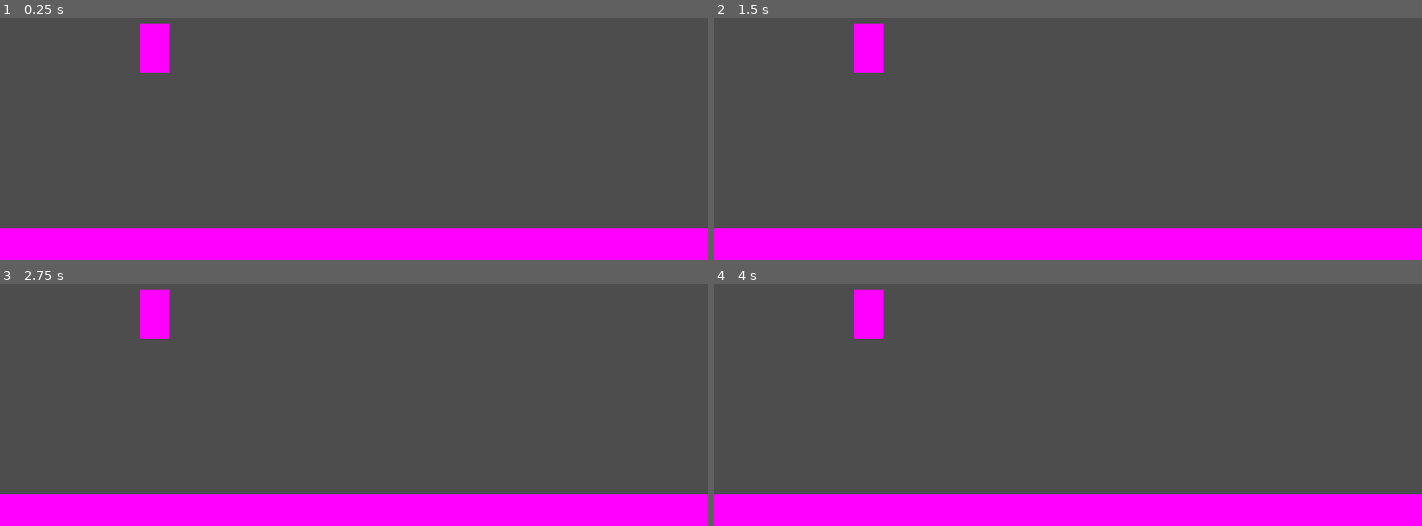
Above: before the commit, frames 1-4 (two rows, left to right).
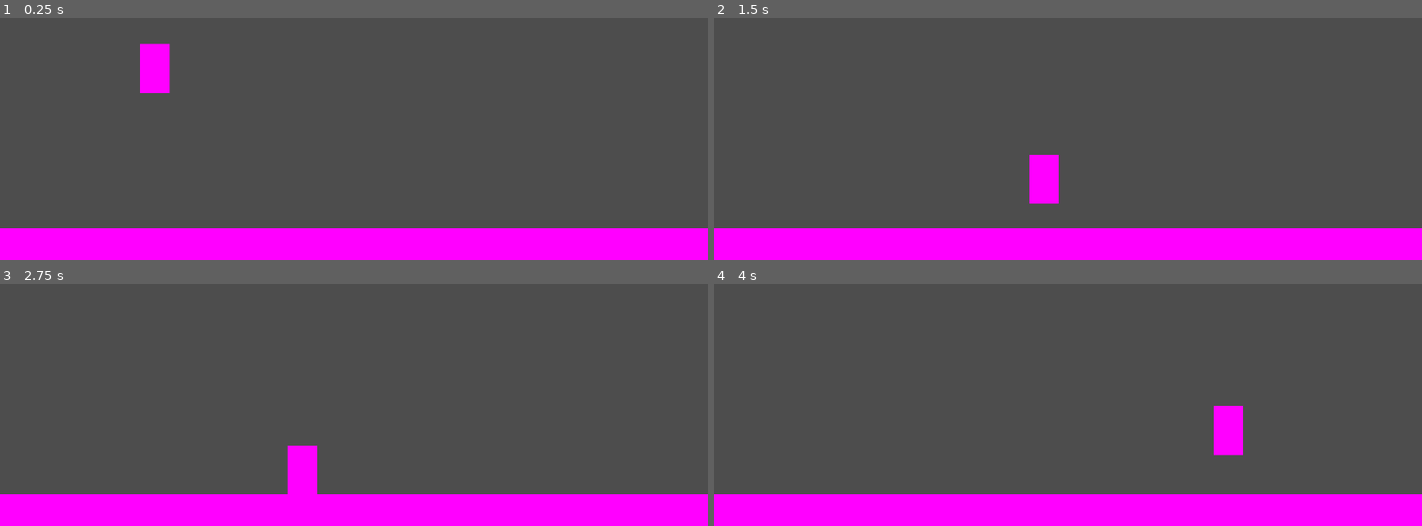
Above: after the commit, the same moments.

Repository: DieHenne123123123/SamuraiRoguelike
Game: Godot game, scene res://Scenes/TestScene/test_scene.tscn
The game is run twice, just before and just after one commit, with the same random seed, the same clock (stepped at 60 frames per second) and the same inputs.
Inputs:
- Up to frame 1 (0.25 s): no input
- Up to frame 2 (1.5 s): hold D (Right, bound only after the commit) from 0.53 s (still down); tap Space (Jump, bound only after the commit) at 0.6, 0.77, 1.07, 1.35 s
- Up to frame 3 (2.75 s): tap Space (Jump, bound only after the commit) at 1.52, 1.82, 2.1 s; release D (Right, bound only after the commit) at 2.03 s; hold A (Left, bound only after the commit) from 2.03 s (still down)
- Up to frame 4 (4 s): release A (Left, bound only after the commit) at 2.78 s; hold D (Right, bound only after the commit) from 2.78 s (still down); tap Space (Jump, bound only after the commit) at 2.85, 3.02, 3.32, 3.6, 3.77 s

The runs differ from the first frame. In frame 1, 0.7% of the frame differs, in the area x 19-25%, y 2-32%; in frame 2, 1.7%; in frame 3, 1.7%, in the area x 19-45%, y 2-87%; in frame 4, 1.7%.

Commit message:
Coded a Basic Character Controller

Diff:
--- a/Scenes/TestScene/test_scene.tscn
+++ b/Scenes/TestScene/test_scene.tscn
@@ -1,4 +1,6 @@
-[gd_scene load_steps=5 format=3 uid="uid://bj8fc7f0811qi"]
+[gd_scene load_steps=6 format=3 uid="uid://bj8fc7f0811qi"]
+
+[ext_resource type="Script" path="res://Scripts/CharacterController/CharacterController.gd" id="1_io8ae"]
 
 [sub_resource type="RectangleShape2D" id="RectangleShape2D_vpvuh"]
 size = Vector2(47, 79)
@@ -13,7 +15,9 @@
 [node name="TestScene" type="Node2D"]
 
 [node name="CharacterBody2D" type="CharacterBody2D" parent="."]
+process_mode = 3
 position = Vector2(252, 302)
+script = ExtResource("1_io8ae")
 
 [node name="CollisionShape2D" type="CollisionShape2D" parent="CharacterBody2D"]
 shape = SubResource("RectangleShape2D_vpvuh")
--- /dev/null
+++ b/Scripts/CharacterController/CharacterController.gd
@@ -0,0 +1,28 @@
+extends CharacterBody2D
+
+
+const SPEED = 300.0
+const JUMP_VELOCITY = -400.0
+
+# Get the gravity from the project settings to be synced with RigidBody nodes.
+var gravity = ProjectSettings.get_setting("physics/2d/default_gravity")
+
+
+func _physics_process(delta):
+	# Add the gravity.
+	if not is_on_floor():
+		velocity.y += gravity * delta
+
+	# Handle jump.
+	if Input.is_action_just_pressed("Jump") and is_on_floor():
+		velocity.y = JUMP_VELOCITY
+
+	# Get the input direction and handle the movement/deceleration.
+	# As good practice, you should replace UI actions with custom gameplay actions.
+	var direction = Input.get_axis("Left", "Right")
+	if direction:
+		velocity.x = direction * SPEED
+	else:
+		velocity.x = move_toward(velocity.x, 0, SPEED)
+
+	move_and_slide()
--- a/project.godot
+++ b/project.godot
@@ -14,3 +14,21 @@
 run/main_scene="res://Scenes/TestScene/test_scene.tscn"
 config/features=PackedStringArray("4.2", "Forward Plus")
 config/icon="res://icon.svg"
+
+[input]
+
+Jump={
+"deadzone": 0.5,
+"events": [Object(InputEventKey,"resource_local_to_scene":false,"resource_name":"","device":-1,"window_id":0,"alt_pressed":false,"shift_pressed":false,"ctrl_pressed":false,"meta_pressed":false,"pressed":false,"keycode":0,"physical_keycode":32,"key_label":0,"unicode":32,"echo":false,"script":null)
+]
+}
+Left={
+"deadzone": 0.5,
+"events": [Object(InputEventKey,"resource_local_to_scene":false,"resource_name":"","device":-1,"window_id":0,"alt_pressed":false,"shift_pressed":false,"ctrl_pressed":false,"meta_pressed":false,"pressed":false,"keycode":0,"physical_keycode":65,"key_label":0,"unicode":97,"echo":false,"script":null)
+]
+}
+Right={
+"deadzone": 0.5,
+"events": [Object(InputEventKey,"resource_local_to_scene":false,"resource_name":"","device":-1,"window_id":0,"alt_pressed":false,"shift_pressed":false,"ctrl_pressed":false,"meta_pressed":false,"pressed":false,"keycode":0,"physical_keycode":68,"key_label":0,"unicode":100,"echo":false,"script":null)
+]
+}
